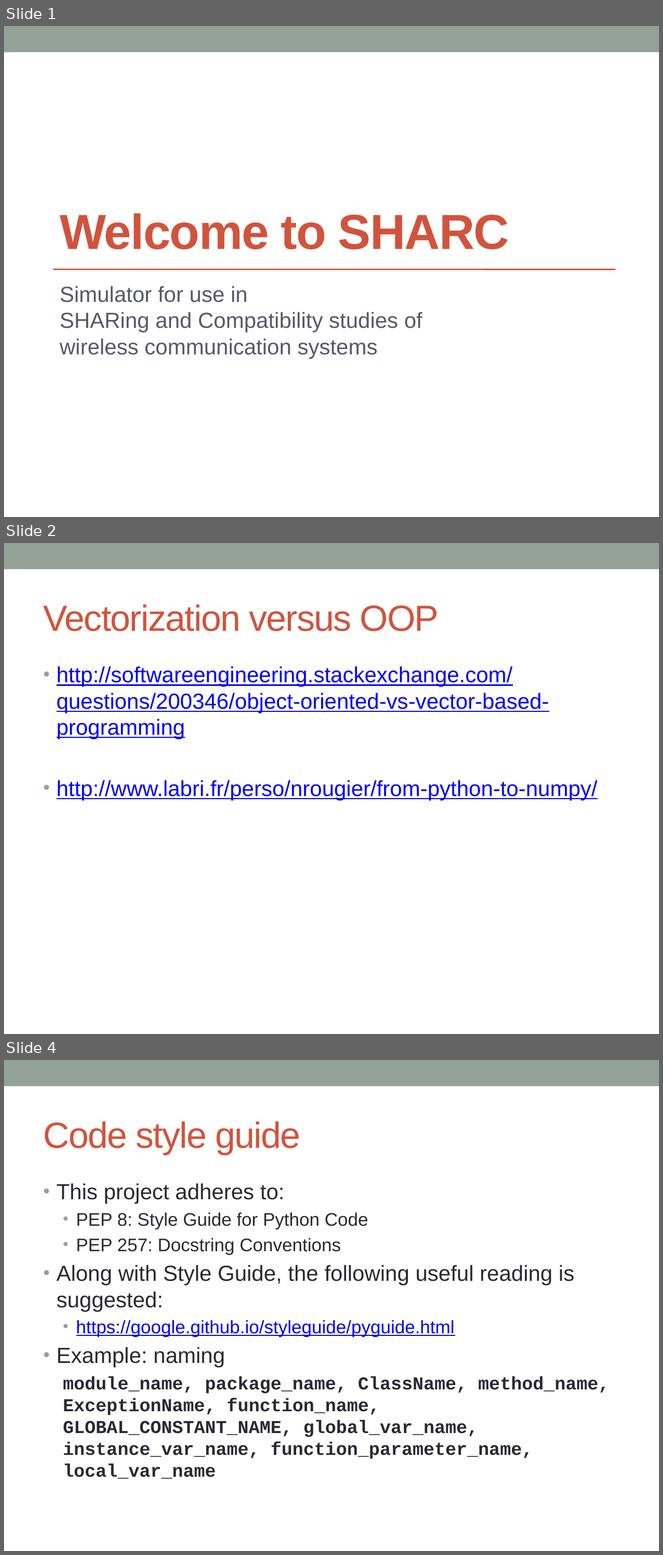
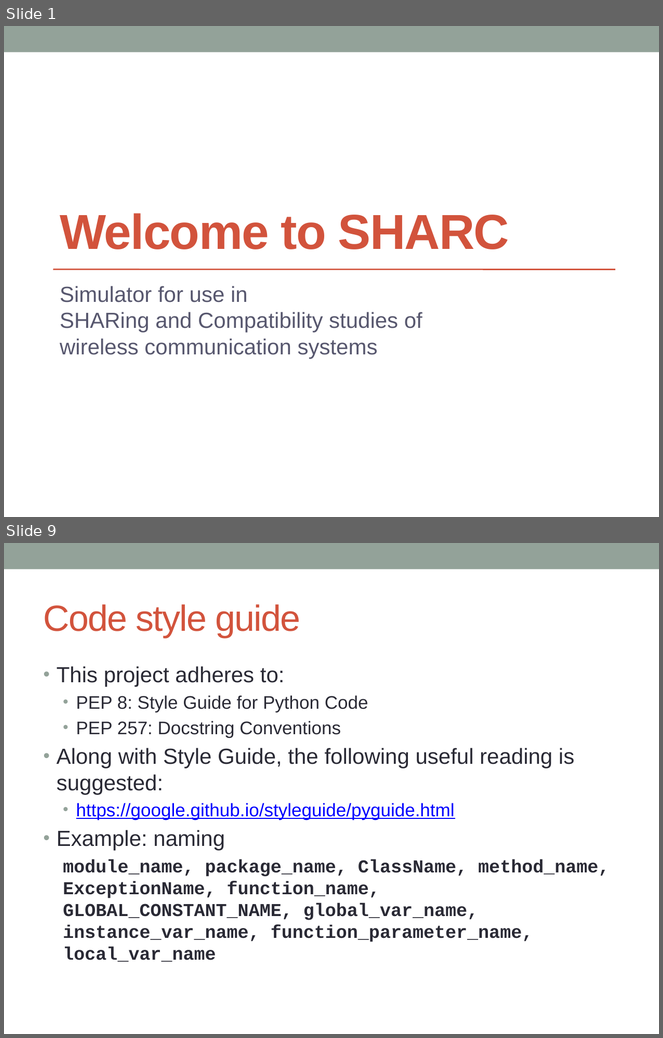
Before and after one commit to SIMULATOR-WG/SHARC, a slide deck: docs/Welcome to SHARC.pptx. Shown one above the other, each under a label of ours: slides 1, 2 and 4 before the commit, slides 1 and 9 after it; the slides between them are not shown. The pictures are 663x1555 and 663x1038 pixels, drawn with LibreOffice and Linux fonts; fonts in the diff are those of the drawing. Boxes give left, top, right and bottom in pixels: in the first picture for what was removed or moved away, otherwise in the second. Text is boxed around its words. In the diff, an @@ line names an element or a change of style, - is before the commit and + after.

```diff
--- a/docs/Welcome to SHARC.pptx
+++ b/docs/Welcome to SHARC.pptx
@@ slide 2 removed at <box>4,543,659,1034</box>, background #FFFFFF; not listed: 1 template element that a slide beside it also shows @@
@@ title removed at <box>44,604,439,631</box> @@
-Vectorization versus OOP
@@ text removed at <box>57,666,598,800</box> @@
-• http://softwareengineering.stackexchange.com/questions/200346/object-oriented-vs-vector-based-programming
-• http://www.labri.fr/perso/nrougier/from-python-to-numpy/
@@ what was slide 4 is now slide 9 @@
```
Also in this commit, not shown: 3 slides changed, 8 slides added, 2 other slides removed, 2 other files.
